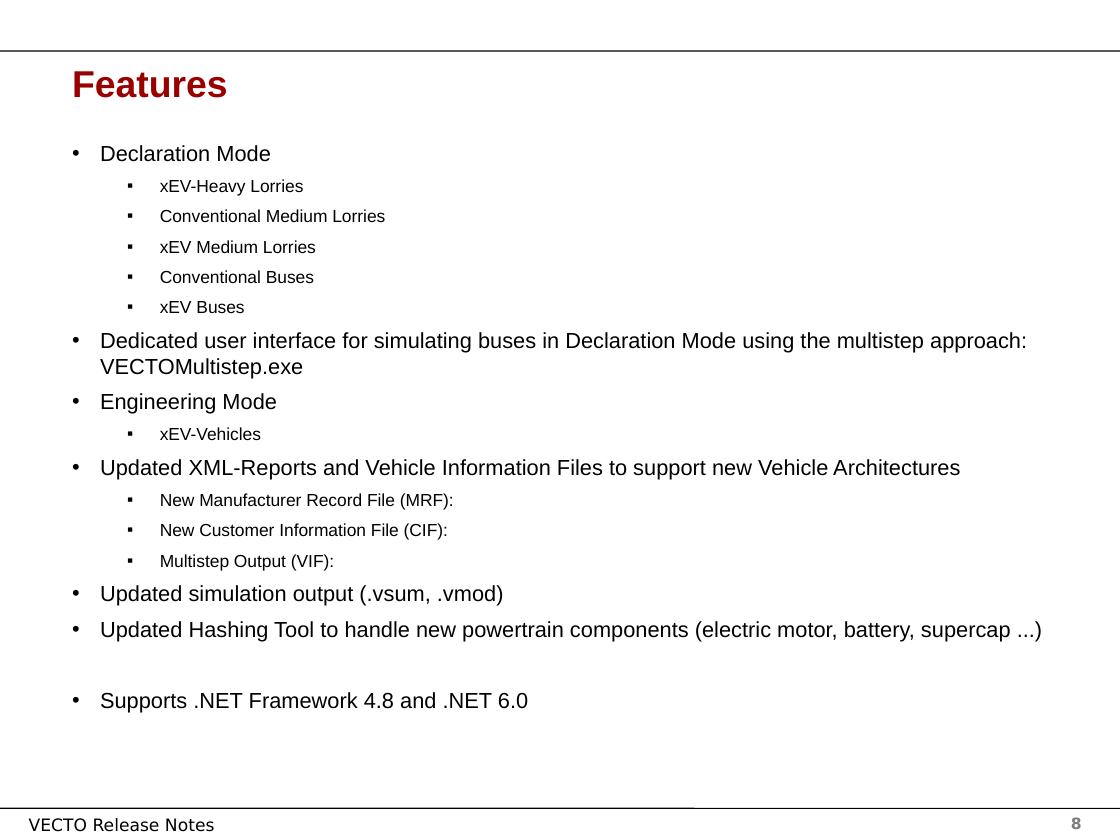
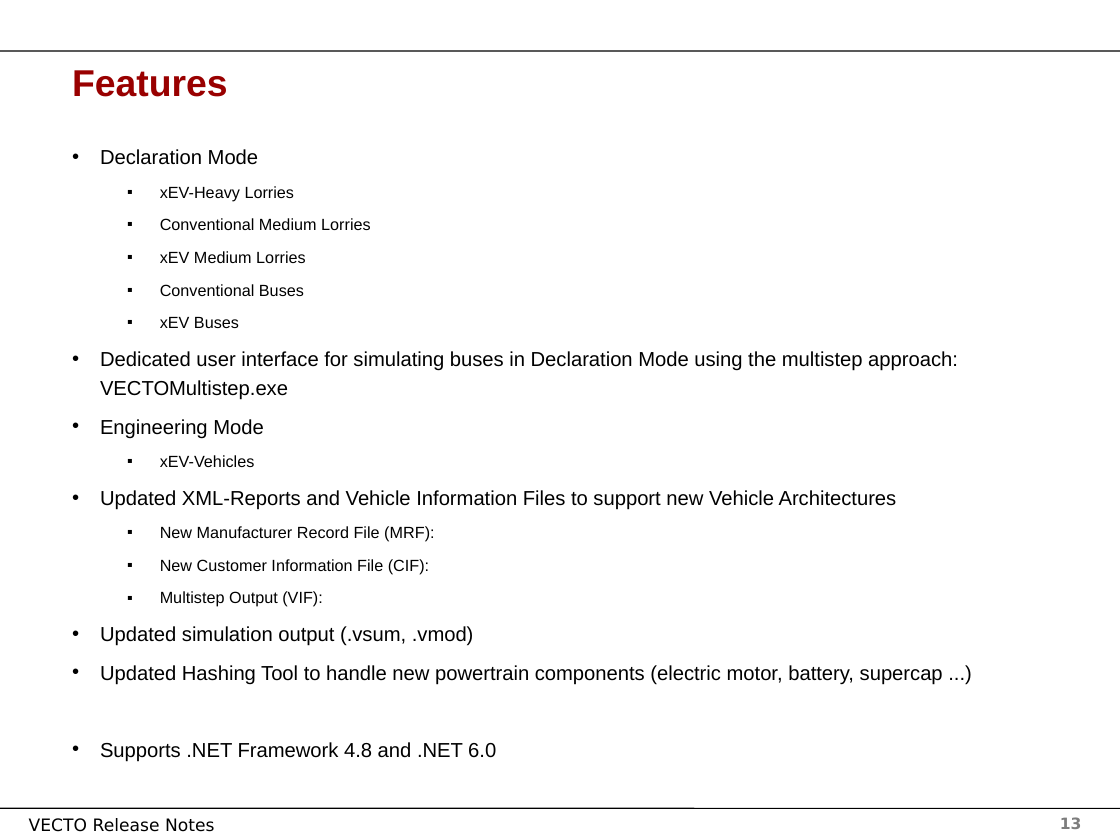
Before and after one commit to tanawadeatharva/BharatVECTO, a slide deck: slide 13 of Documentation/User Manual Source/Release Notes Vecto4.x.pptx (slide 8 before the commit). Drawn at 1120x840 pixels with LibreOffice and Linux fonts; fonts in the diff are those of the drawing; background and template pictures are left out. Boxes give left, top, right and bottom in pixels: in the first picture for what was removed or moved away, otherwise in the second. Text is boxed around its words. In the diff, an @@ line names an element or a change of style, - is before the commit and + after.

```diff
--- a/Documentation/User Manual Source/Release Notes Vecto4.x.pptx
+++ b/Documentation/User Manual Source/Release Notes Vecto4.x.pptx
@@ text "Declaration Mode" at <box>100,149,958,762</box>: size 14 to 13 pt in "Declaration Mode", "Dedicated user interface for simulating buses in ...", "Engineering Mode", "Updated XML-Reports and Vehicle Information Files to ..." and 3 more places; size 11.2 to 10.4 pt in "xEV-Heavy Lorries", "Conventional Medium Lorries", "xEV Medium Lorries", "Conventional Buses" and 5 more places; line spacing 1 to 1.2 @@
@@ page number at <box>1060,817,1082,829</box>: text changed @@
-8
+13
```
Also in this commit, not shown: 4 other slides changed, 5 slides added, 6 other files.
